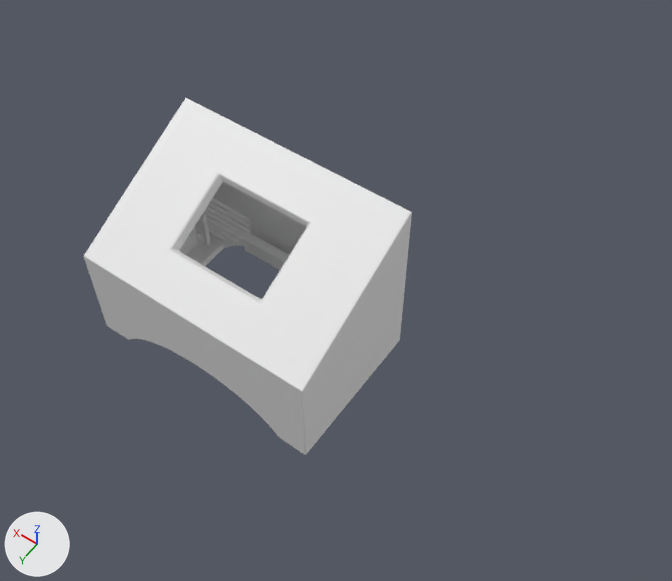
Renders of the Blender file schemes/3D_models/base/base.blend from each side of a commit.
The view is the same before and after, from a 50 mm camera at (-171.0, 175.0, 304.0) aimed at (-29.0, -24.0, -9.0). Every picture has the same lights, and +X, +Y and +Z are marked at lower left.
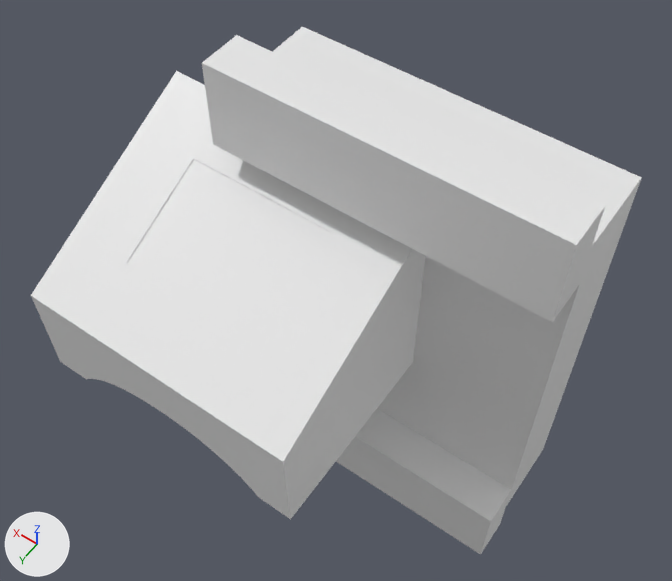
Where the newer file only moved an object's origin or applied its transform, the numbers keep the older frame.

Location of each change, [x1, y1, x2, y2] in pixels of the pictures (672 x 581 px; the box of a moved part takes in the faces that stretch with it):
'for_type_c', shown
    after: [202, 27, 642, 554]
'sketch', reshaped, moved, rescaled, modifiers changed (20% wider, 25% taller)
    before: [83, 98, 412, 455]
    after: [31, 71, 425, 519]
'TZT', added
    after: [127, 159, 333, 347]
'Cube.002', deleted
    before: [243, 233, 289, 270]
'Cube.001', deleted
    before: [179, 239, 189, 252]
part 1 of me_cube_006, moved or reshaped
    before: [83, 130, 412, 455]
    after: [31, 249, 425, 519]

The edits, one by one:
me_cube_006 is used by ob_sketch; location (0.0, 0.0, 0.0); scale (0.7, 0.7, 0.7).
me_cube_006 had 296 vertices, 425 faces, 1 loose edge and spanned x -80.0..80.0, y -50.0..50.0, z -52.0..68.0.
me_cube_006 now has 296 vertices, 427 faces, 1 loose edge and spans x -81.0..80.0, y -50.0..72.0, z -53.0..68.0.
Part 1, on me_cube_006:
4 vertices are removed from x -32.0..32.0, y 50.0, z -33.0.
14 faces are deleted.
83 vertices in x -80.0..80.0, y 44.0..50.0, z -52.0..-28.0 move by (-1.0, 22.0, -1.0).
13 vertices in x -57.0..44.0, y 44.0..50.0, z -48.0..-28.0 move by (0.0, 22.0, -1.0).
12 vertices in x 34.0..53.0, y -50.0..-44.0, z -42.0..-28.0 move by (7.0, 0.0, 0.0).
8 vertices in x -55.0..55.0, y 44.0..50.0, z -47.0..-29.0 move by (-1.0, 22.0, 0.0).
4 vertices in x -80.0..80.0, y 45.0..50.0, z 15.0..18.0 move by (0.0, 22.0, -11.0).
8 vertices move from x -33.0..33.0, y -22.0..24.0, z 27.0..54.0 to x -43.0..43.0, y -20.0..38.0, z 20.0..52.0.
4 vertices are added at (-33.0, 72.0, -34.0), (-31.0, 72.0, -34.0), (29.0, 72.0, -34.0), (32.0, 72.0, -34.0).
16 new faces join them.
me_cube_011 has 32 vertices, 30 faces and spans x -6.0..9.0, y -2.0..4.0, z -10.0..14.0.
me_cube_011 is used by ob_for_type_c; location (-46.0, -33.0, -20.0).
me_cube_011 part 2: the whole mesh is scaled about its middle by 9.69, then moved by (-7.0, -10.0, -3.0).
Mesh me_cube is new.
It has 30 vertices, 27 faces and spans x -43.1..43.0, y -26.0..43.0, z -5.5..9.5.
Object 'sketch' (ob_sketch) loses its BEVEL modifier named 'Bevel'.
Modifier setting removed (it was width = 10.0).
Modifier setting removed (it was width_pct = 10.0).
Modifier setting removed (it was segments = 10).
Modifier setting removed (it was offset_type = 'ABSOLUTE').
Object 'sketch' (ob_sketch) moves from (0.0, 0.0, 0.0) to (-0.6, 0.7, -0.3).
Object 'sketch' (ob_sketch) is rescaled from (0.7, 0.7, 0.7) to (0.805, 0.805, 0.805).
Object 'for_type_c' (ob_for_type_c) is now shown.
Object 'Cube.001' (ob_cube_001) is deleted.
Object 'Cube.002' (ob_cube_002) is deleted.
Object 'TZT' (ob_tzt) is new; it shows me_cube.
Its location is (1.9, 5.2, 25.4).
Its rotation in degrees is (153, 0, 0).
